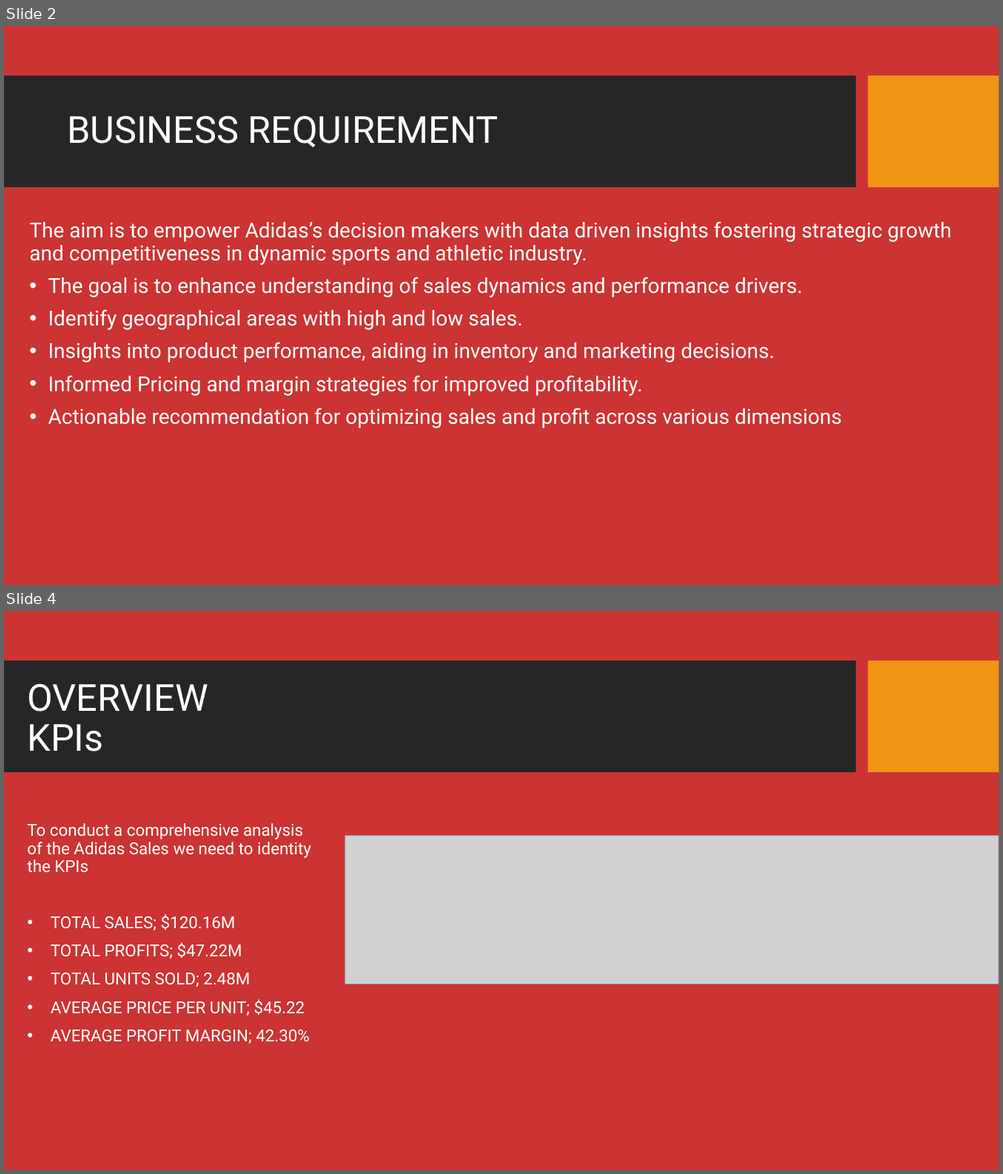
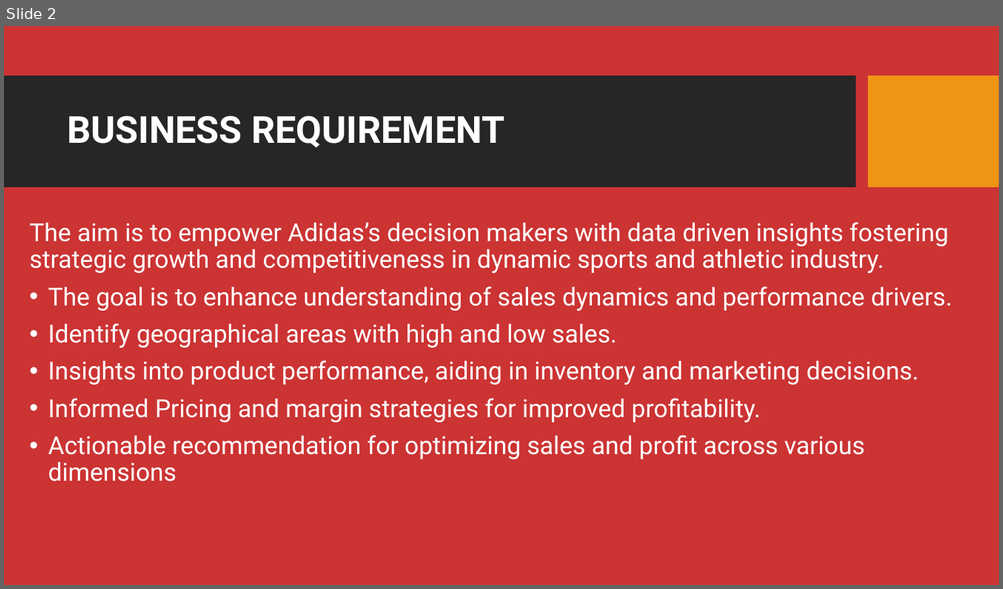
Before and after one commit to MaureenKamore/Adidas-Sales-Analysis, a slide deck: ADIDAS SALES ANALYSIS PROJECTS.pptx. Shown one above the other, each under a label of ours: slides 2 and 4 before the commit, slide 2 after it; the slides between them are not shown. The pictures are 1003x1174 and 1003x589 pixels, drawn with LibreOffice and Linux fonts; fonts in the diff are those of the drawing; grey boxes stand for pictures; background and template pictures are left out. Boxes give left, top, right and bottom in pixels: in the first picture for what was removed or moved away, otherwise in the second. Text is boxed around its words. In the diff, an @@ line names an element or a change of style, - is before the commit and + after.

```diff
--- a/ADIDAS SALES ANALYSIS PROJECTS.pptx
+++ b/ADIDAS SALES ANALYSIS PROJECTS.pptx
@@ slide 4 removed at box(4, 611, 999, 1170), background picture (left out); not listed: 2 template elements that a slide beside it also shows @@
@@ title removed at box(27, 684, 208, 752) @@
-OVERVIEW KPIs
@@ text removed at box(27, 823, 311, 1044) @@
-To conduct a comprehensive analysis of the Adidas Sales we need to identity the KPIs
-• TOTAL SALES; $120.16M
-• TOTAL PROFITS; $47.22M
-• TOTAL UNITS SOLD; 2.48M
-• AVERAGE PRICE PER UNIT; $45.22
-• AVERAGE PROFIT MARGIN; 42.30%
@@ picture removed at box(345, 835, 999, 984) @@
@@ slide 2 changed as well @@
@@ title "BUSINESS REQUIREMENT" at box(67, 116, 504, 147): bold on @@
@@ text "The aim is to empower ..." at box(29, 222, 952, 482): size 20 to 24 pt @@
```
Also in this commit, not shown: 5 other slides changed, 3 slides added, 3 other slides removed.
